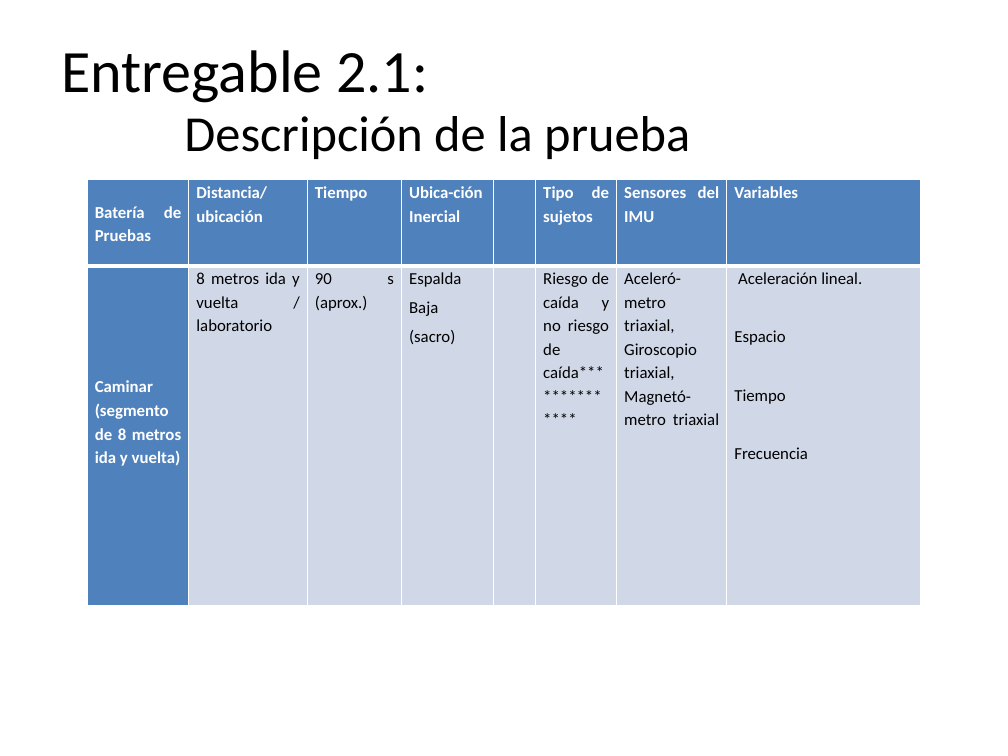
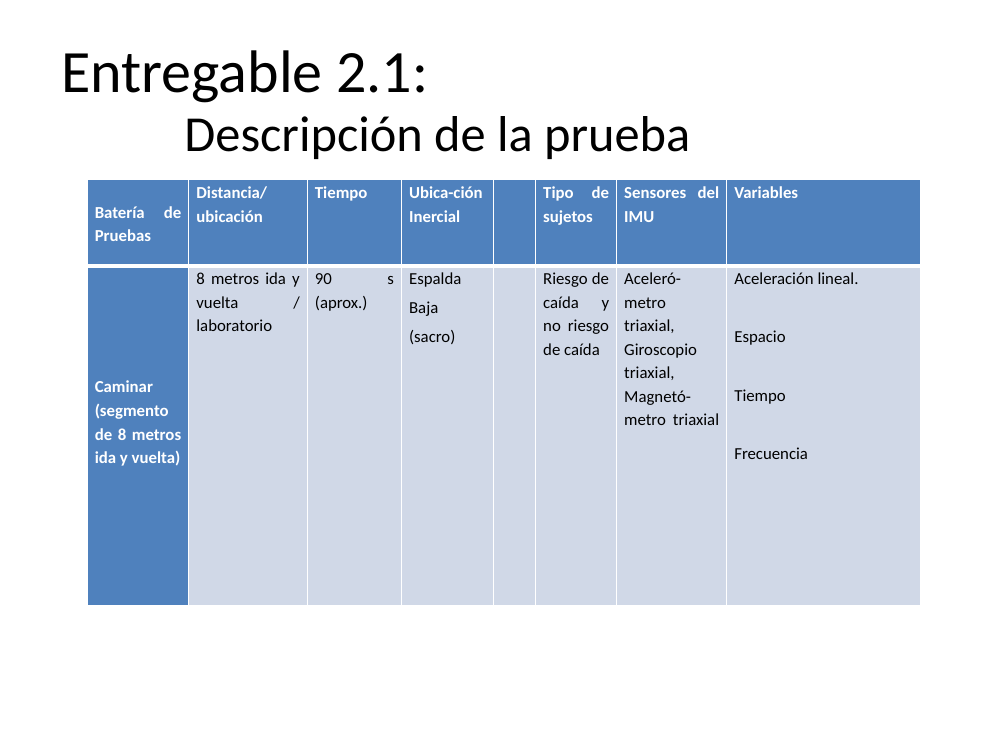
Before and after one commit to JoseIBCgh/prefall, a slide deck: slide 13 of IBC_CTIC_hito1_ela.pptx. Drawn at 1008x756 pixels with LibreOffice and Linux fonts; fonts in the diff are those of the drawing; background and template pictures are left out. Boxes give left, top, right and bottom in pixels: in the first picture for what was removed or moved away, otherwise in the second. Text is boxed around its words. In the diff, an @@ line names an element or a change of style, - is before the commit and + after.

```diff
--- a/IBC_CTIC_hito1_ela.pptx
+++ b/IBC_CTIC_hito1_ela.pptx
@@ table at (88,179,920,606) @@
-row 2, column 6: Riesgo de caída y no riesgo de caída**************
+row 2, column 6: Riesgo de caída y no riesgo de caída
```
Also in this commit, not shown: 3 other slides changed, 15 other files.
